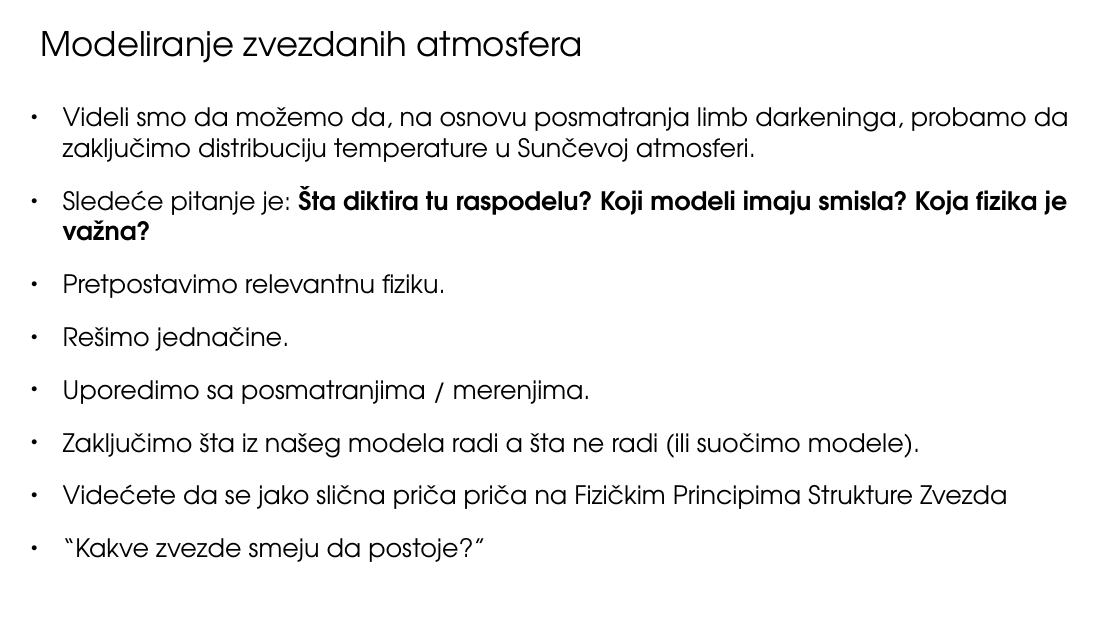
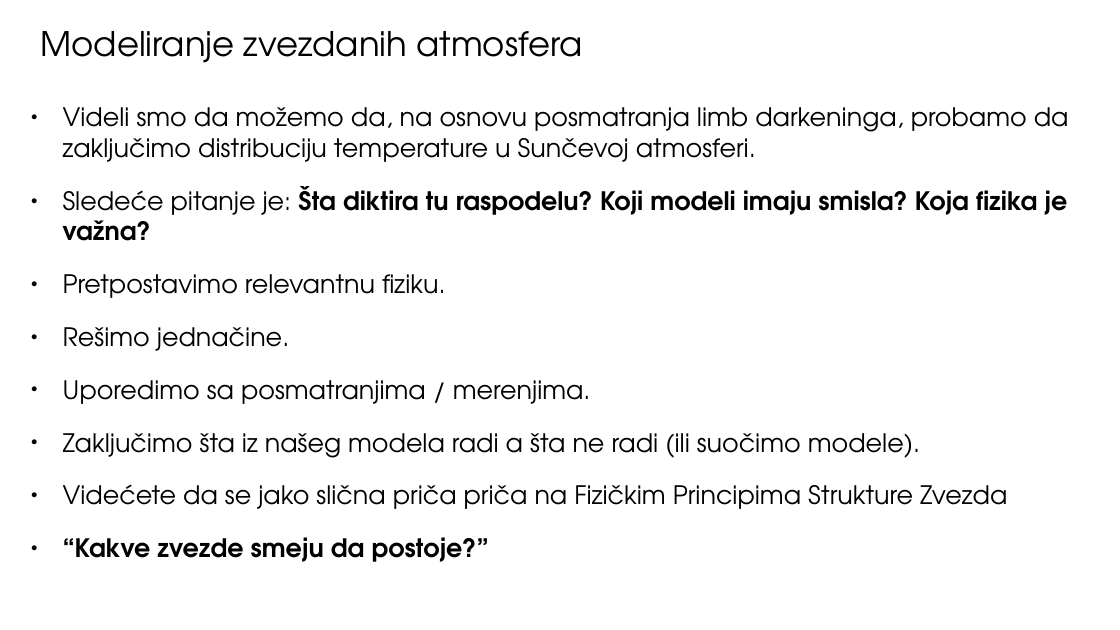
Before and after one commit to ivanzmilic/TZS_matf, a slide deck: slide 15 of Predavanja/Predavanje_05_Atmosfere_u_RZ.pptx. Drawn at 1120x630 pixels with LibreOffice and Linux fonts; fonts in the diff are those of the drawing. Boxes give left, top, right and bottom in pixels: in the first picture for what was removed or moved away, otherwise in the second. Text is boxed around its words. In the diff, an @@ line names an element or a change of style, - is before the commit and + after.

```diff
--- a/Predavanja/Predavanje_05_Atmosfere_u_RZ.pptx
+++ b/Predavanja/Predavanje_05_Atmosfere_u_RZ.pptx
@@ text at box(63, 537, 489, 562): bold on in "“Kakve zvezde smeju da postoje?”" @@
```
Also in this commit, not shown: 23 other slides changed, 2 slides added, 1 slide removed, 5 other files.
